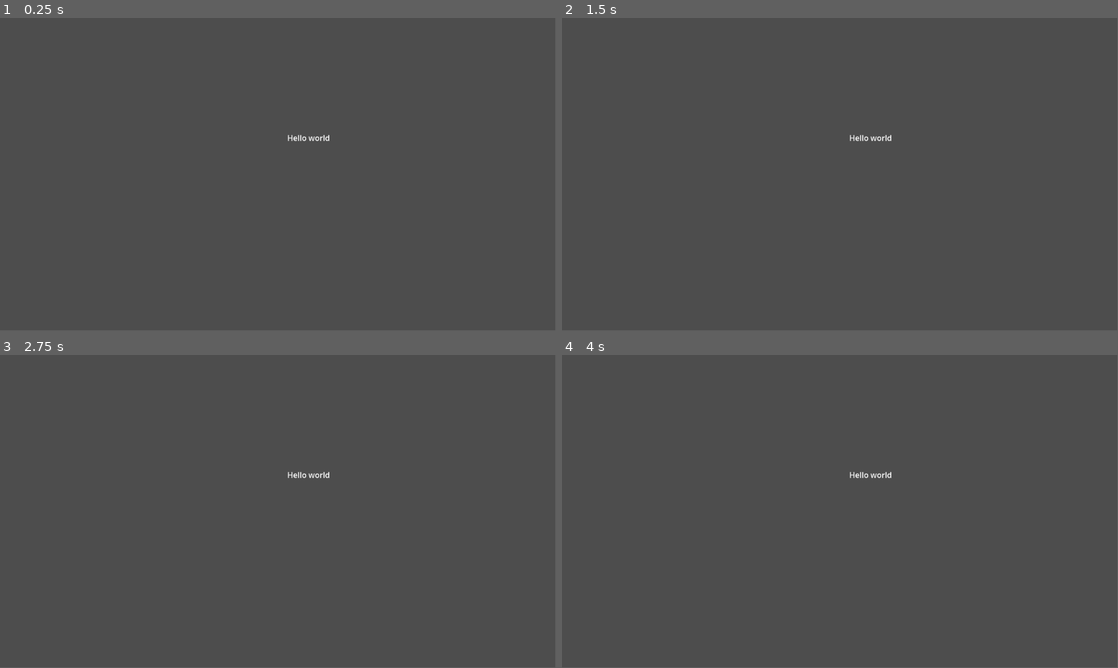
Above: before the commit, frames 1-4 (two rows, left to right).
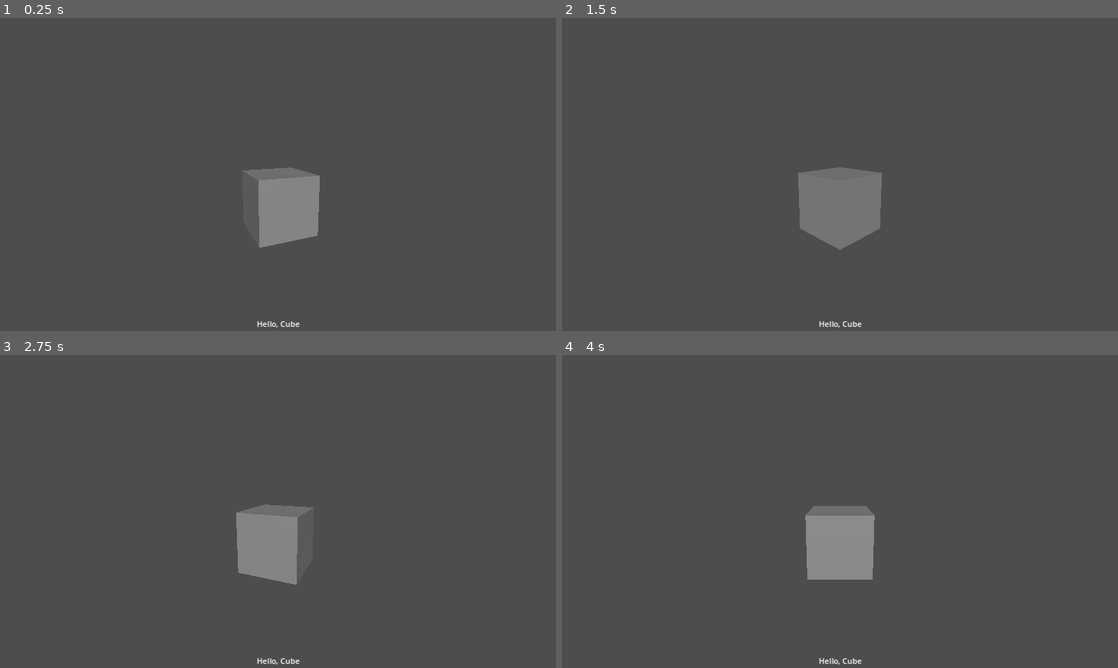
Above: after the commit, the same moments.

Repository: bsu-cs315/deploy_demo
Game: Godot game, scene res://main.tscn
Two runs of this game, one before a commit and one after it. Both use one fixed random seed, a clock stepped at 60 frames per second and the inputs below.
Inputs:
- Up to frame 1 (0.25 s): no input
- Up to frame 2 (1.5 s): no input
- Up to frame 3 (2.75 s): no input
- Up to frame 4 (4 s): no input
In our replay, the window is 799x449 before the commit and 800x450 after it. These sizes can differ from the game's own. Grey fills any space a smaller window leaves; there, only what the larger window draws over its background counts as a difference.

The runs differ from the first frame. In frame 1, 2.7% of the frame differs, in the area x 43-60%, y 37-99%; in frame 2, 3.4%, in the area x 42-60%, y 37-99%; in frame 3, 2.7%; in frame 4, 3.0%.

Commit message:
Add a 3D cube to the scene

Diff:
--- a/project/main.tscn
+++ b/project/main.tscn
@@ -1,17 +1,69 @@
-[gd_scene format=3 uid="uid://cqilfr0pq86bp"]
+[gd_scene load_steps=4 format=3 uid="uid://cqilfr0pq86bp"]
 
-[node name="Main" type="Control"]
-layout_mode = 3
-anchors_preset = 15
-anchor_right = 1.0
+[sub_resource type="Animation" id="Animation_ebyls"]
+resource_name = "spin_the_cube"
+loop_mode = 1
+tracks/0/type = "value"
+tracks/0/imported = false
+tracks/0/enabled = true
+tracks/0/path = NodePath("CSGBox3D:rotation")
+tracks/0/interp = 1
+tracks/0/loop_wrap = true
+tracks/0/keys = {
+"times": PackedFloat32Array(0, 1),
+"transitions": PackedFloat32Array(1, 1),
+"update": 0,
+"values": [Vector3(0, 0, 0), Vector3(0, 1.5708, 0)]
+}
+
+[sub_resource type="Animation" id="Animation_axkkt"]
+length = 0.001
+tracks/0/type = "value"
+tracks/0/imported = false
+tracks/0/enabled = true
+tracks/0/path = NodePath("CSGBox3D:rotation")
+tracks/0/interp = 1
+tracks/0/loop_wrap = true
+tracks/0/keys = {
+"times": PackedFloat32Array(0),
+"transitions": PackedFloat32Array(1),
+"update": 0,
+"values": [Vector3(0, 0, 0)]
+}
+
+[sub_resource type="AnimationLibrary" id="AnimationLibrary_1kvtt"]
+_data = {
+"RESET": SubResource("Animation_axkkt"),
+"spin_the_cube": SubResource("Animation_ebyls")
+}
+
+[node name="Main" type="Node3D"]
+
+[node name="CSGBox3D" type="CSGBox3D" parent="."]
+
+[node name="Camera3D" type="Camera3D" parent="."]
+transform = Transform3D(1, 0, 0, 0, 0.985733, 0.168317, 0, -0.168317, 0.985733, 0, 1.05146, 3.39739)
+
+[node name="AnimationPlayer" type="AnimationPlayer" parent="."]
+autoplay = "spin_the_cube"
+libraries = {
+"": SubResource("AnimationLibrary_1kvtt")
+}
+
+[node name="DirectionalLight3D" type="DirectionalLight3D" parent="."]
+transform = Transform3D(1, 0, 0, 0, 0.857464, 0.514544, 0, -0.514544, 0.857464, 0, 2.31052, 1.70645)
+
+[node name="CanvasLayer" type="CanvasLayer" parent="."]
+
+[node name="Label" type="Label" parent="CanvasLayer"]
+anchors_preset = 7
+anchor_left = 0.5
+anchor_top = 1.0
+anchor_right = 0.5
 anchor_bottom = 1.0
+offset_left = -44.0
+offset_top = -26.0
+offset_right = 44.0
 grow_horizontal = 2
-grow_vertical = 2
-
-[node name="Label" type="Label" parent="."]
-layout_mode = 0
-offset_left = 596.0
-offset_top = 237.0
-offset_right = 685.0
-offset_bottom = 263.0
-text = "Hello world"
+grow_vertical = 0
+text = "Hello, Cube"
--- a/project/project.godot
+++ b/project/project.godot
@@ -14,3 +14,7 @@
 run/main_scene="res://main.tscn"
 config/features=PackedStringArray("4.1", "Forward Plus")
 config/icon="res://icon.svg"
+
+[display]
+
+window/stretch/mode="canvas_items"
